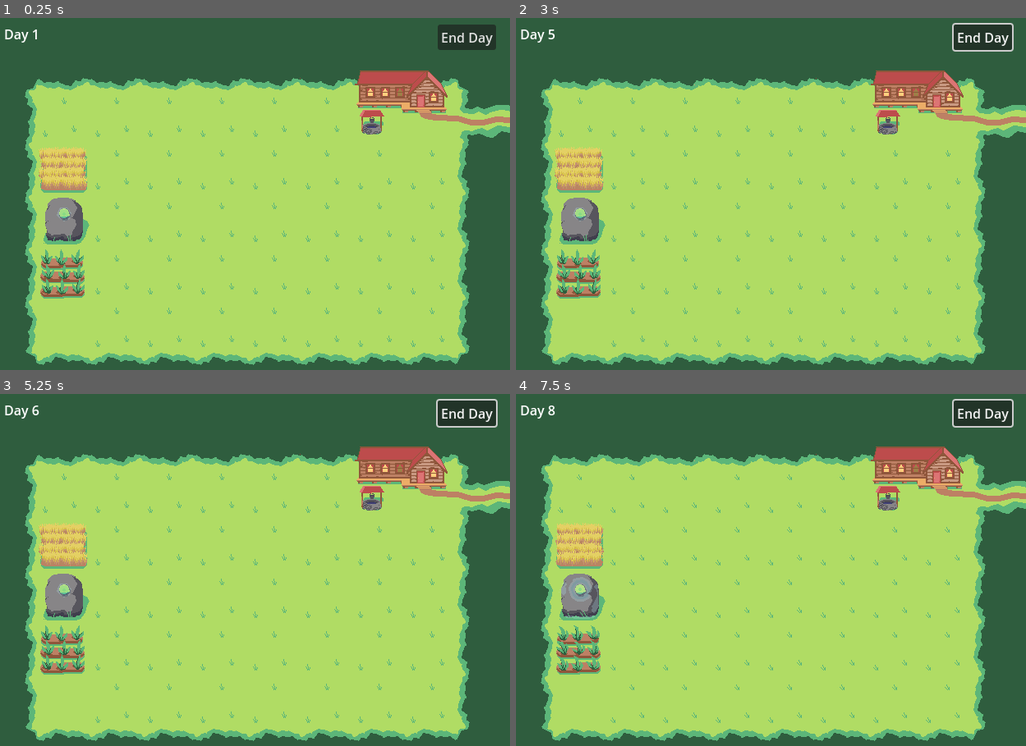
Above: before the commit, frames 1-4 (two rows, left to right).
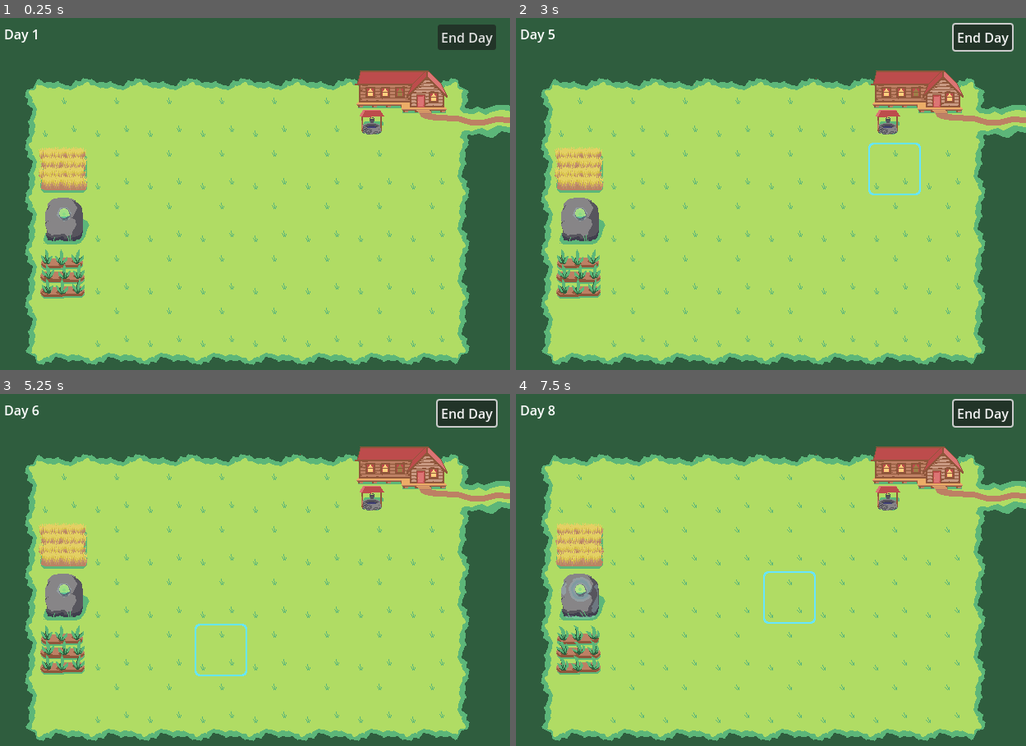
Above: after the commit, the same moments.

Repository: mattthewaz/FolkloreFarmers
Game: Godot game, scene res://Scenes/farm.tscn
Same seed, same stepped clock (60 frames per second), same inputs: the game is played once before the commit and once after it.
Inputs (mouse positions are in pixels of both pictures, inside the frame that each line leads up to):
- Up to frame 1 (0.25 s): no input
- Up to frame 2 (3 s): click "End Day" at 0.5 s; click "End Day" at 1.25 s; click "End Day" at 2 s; tap Enter at 2.75 s; move the mouse to (878, 186) at 2.77 s; click (878, 186) at 2.85 s
- Up to frame 3 (5.25 s): right-click (362, 562) at 3.05 s; move the mouse to (142, 605) at 3.52 s; right-click (142, 605) at 3.6 s; click (142, 605) at 3.8 s; tap Space at 4.25 s; move the mouse to (300, 496) at 4.27 s; click (300, 496) at 4.35 s; right-click (300, 496) at 4.55 s; move the mouse to (219, 661) at 5.02 s; right-click (219, 661) at 5.1 s
- Up to frame 4 (7.5 s): click (735, 661) at 5.3 s; tap Enter at 5.75 s; move the mouse to (918, 643) at 5.77 s; click (918, 643) at 5.85 s; right-click (918, 643) at 6.05 s; move the mouse to (607, 524) at 6.52 s; right-click (607, 524) at 6.6 s; click (607, 524) at 6.8 s; tap Space at 7.25 s; move the mouse to (791, 584) at 7.27 s; click (791, 584) at 7.35 s

The runs differ from the first frame. In frame 2, 0.2% of the frame differs, in the area x 69-80%, y 35-51%; in frame 3, 0.2%; in frame 4, 0.2%.

Commit message:
hover stuff, woo!

Diff:
--- a/Scenes/tile.tscn
+++ b/Scenes/tile.tscn
@@ -9,6 +9,8 @@
 [ext_resource type="Texture2D" uid="uid://dgmaksaoek67g" path="res://sprites/grass2.png" id="3_spbaq"]
 [ext_resource type="Texture2D" uid="uid://k1jafvv1ablx" path="res://sprites/shrine1.png" id="6_ltc03"]
 [ext_resource type="Texture2D" uid="uid://g4aorsvl67qb" path="res://sprites/shrine2.png" id="7_ofy4n"]
+[ext_resource type="Texture2D" uid="uid://dcpjhnqic85fr" path="res://sprites/hover1.png" id="10_53lh3"]
+[ext_resource type="Texture2D" uid="uid://bu5iqqasoso66" path="res://sprites/hover2.png" id="11_2be7a"]
 
 [sub_resource type="SpriteFrames" id="SpriteFrames_magg0"]
 animations = [{
@@ -57,7 +59,24 @@
 "speed": 2.0
 }]
 
-[node name="Tile" type="Node2D"]
+[sub_resource type="RectangleShape2D" id="RectangleShape2D_17ktp"]
+size = Vector2(62, 62)
+
+[sub_resource type="SpriteFrames" id="SpriteFrames_6e43g"]
+animations = [{
+"frames": [{
+"duration": 1.0,
+"texture": ExtResource("10_53lh3")
+}, {
+"duration": 1.0,
+"texture": ExtResource("11_2be7a")
+}],
+"loop": true,
+"name": &"default",
+"speed": 2.0
+}]
+
+[node name="Tile" type="Area2D"]
 script = ExtResource("1_68wa1")
 
 [node name="TileSprite" type="AnimatedSprite2D" parent="."]
@@ -65,3 +84,15 @@
 scale = Vector2(0.25, 0.25)
 sprite_frames = SubResource("SpriteFrames_magg0")
 animation = &"0"
+
+[node name="CursorDetector" type="CollisionShape2D" parent="."]
+position = Vector2(32, 32)
+shape = SubResource("RectangleShape2D_17ktp")
+
+[node name="HoverSprite" type="AnimatedSprite2D" parent="."]
+position = Vector2(32, 32)
+scale = Vector2(0.25, 0.25)
+sprite_frames = SubResource("SpriteFrames_6e43g")
+
+[connection signal="mouse_entered" from="." to="." method="_on_mouse_entered"]
+[connection signal="mouse_exited" from="." to="." method="_on_mouse_exited"]
--- a/Scripts/tile.gd
+++ b/Scripts/tile.gd
@@ -2,6 +2,8 @@
 
 var _farmType: Global.FarmType = Global.FarmType.Empty
 @onready var tileSprite: AnimatedSprite2D = get_node("TileSprite")
+@onready var hoverSprite: AnimatedSprite2D = get_node("HoverSprite")
+var hovered = false
 
 @export var farmType: Global.FarmType:
 	get:
@@ -16,9 +18,25 @@
 # Called when the node enters the scene tree for the first time.
 func _ready():
 	tileSprite.play()
+	hoverSprite.hide()
 	updateTileImage()
 
 
 # Called every frame. 'delta' is the elapsed time since the previous frame.
 func _process(delta):
-	pass
+	if hovered:
+		if Input.is_action_just_released('RightClick'):
+			print("right click" + str(_farmType))
+		elif Input.is_action_just_released('LeftClick'):
+			print("left click" + str(_farmType))
+
+
+func _on_mouse_entered():
+	hovered = true
+	hoverSprite.show()
+	hoverSprite.play()
+
+
+func _on_mouse_exited():
+	hovered = false
+	hoverSprite.hide()
--- a/project.godot
+++ b/project.godot
@@ -26,6 +26,19 @@
 window/size/resizable=false
 window/stretch/mode="viewport"
 
+[input]
+
+LeftClick={
+"deadzone": 0.5,
+"events": [Object(InputEventMouseButton,"resource_local_to_scene":false,"resource_name":"","device":-1,"window_id":0,"alt_pressed":false,"shift_pressed":false,"ctrl_pressed":false,"meta_pressed":false,"button_mask":1,"position":Vector2(234, 10),"global_position":Vector2(239, 60),"factor":1.0,"button_index":1,"canceled":false,"pressed":true,"double_click":false,"script":null)
+]
+}
+RightClick={
+"deadzone": 0.5,
+"events": [Object(InputEventMouseButton,"resource_local_to_scene":false,"resource_name":"","device":-1,"window_id":0,"alt_pressed":false,"shift_pressed":false,"ctrl_pressed":false,"meta_pressed":false,"button_mask":2,"position":Vector2(182, 27),"global_position":Vector2(187, 77),"factor":1.0,"button_index":2,"canceled":false,"pressed":true,"double_click":false,"script":null)
+]
+}
+
 [rendering]
 
 renderer/rendering_method="gl_compatibility"
Not shown: 1 places in Scenes/tile.tscn that only renumber resources
Binary file changed: sprites/grass1.png
Binary file changed: sprites/grass2.png
Binary file added: sprites/hover1.png
Not shown, added: sprites/hover1.png.import
Binary file added: sprites/hover2.png
Not shown, added: sprites/hover2.png.import
Binary file changed: sprites/shrine1.png
Binary file changed: sprites/shrine2.png
Binary file changed: sprites/veggies1.png
Binary file changed: sprites/veggies2.png
Binary file changed: sprites/wheat1.png
(and 1 more such lines)
